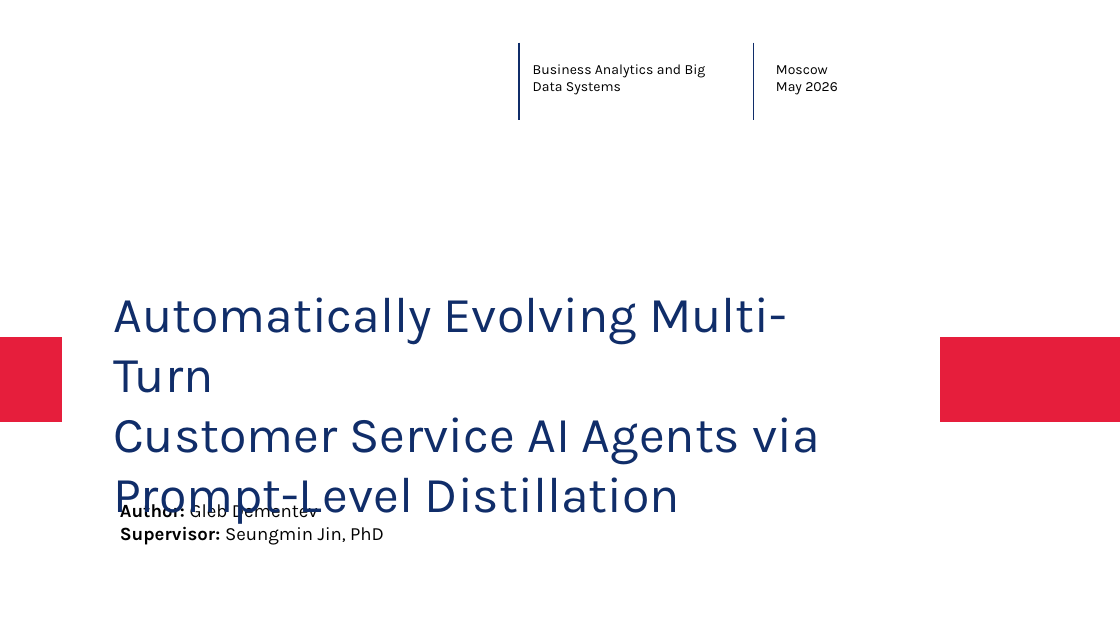
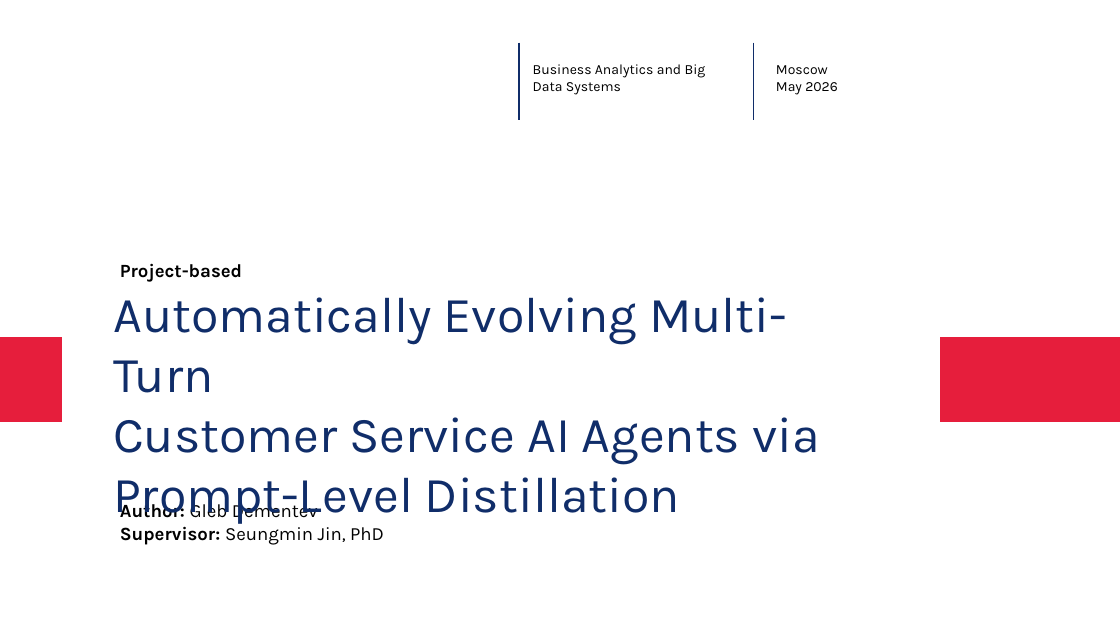
Before and after one commit to glebdementev/tau-evo, a slide deck: slide 1 of slides/defense.pptx. Drawn at 1120x630 pixels with LibreOffice and Linux fonts; fonts in the diff are those of the drawing; background and template pictures are left out. Boxes give left, top, right and bottom in pixels: in the first picture for what was removed or moved away, otherwise in the second. Text is boxed around its words. In the diff, an @@ line names an element or a change of style, - is before the commit and + after.

```diff
--- a/slides/defense.pptx
+++ b/slides/defense.pptx
@@ text added at <box>120,263,242,282</box>, 16 pt, text #000000, bold @@
+Project-based
```
Also in this commit, not shown: 13 other slides changed, 2 slides added, 2 slides removed, 19 other files.
